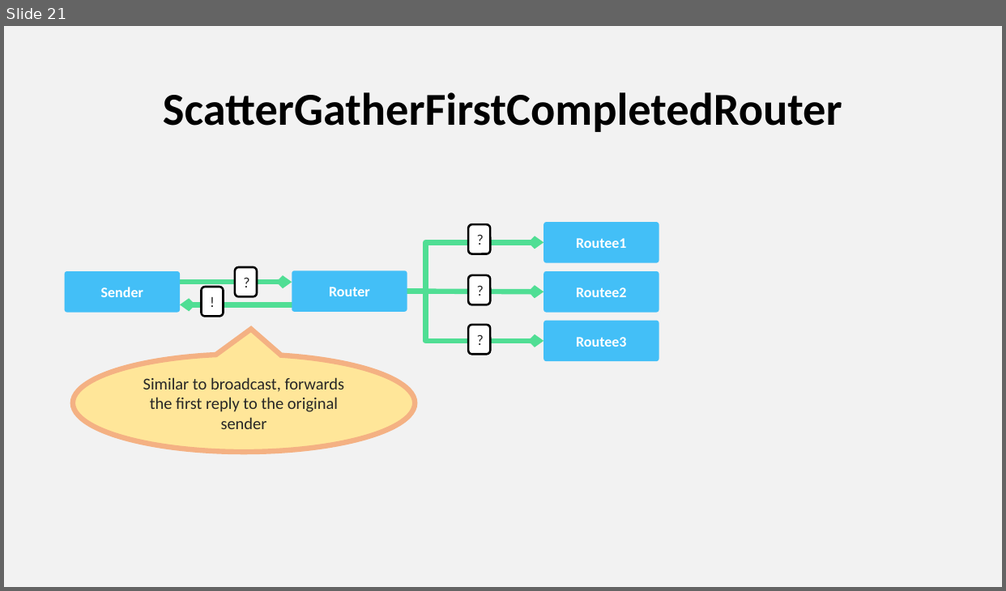
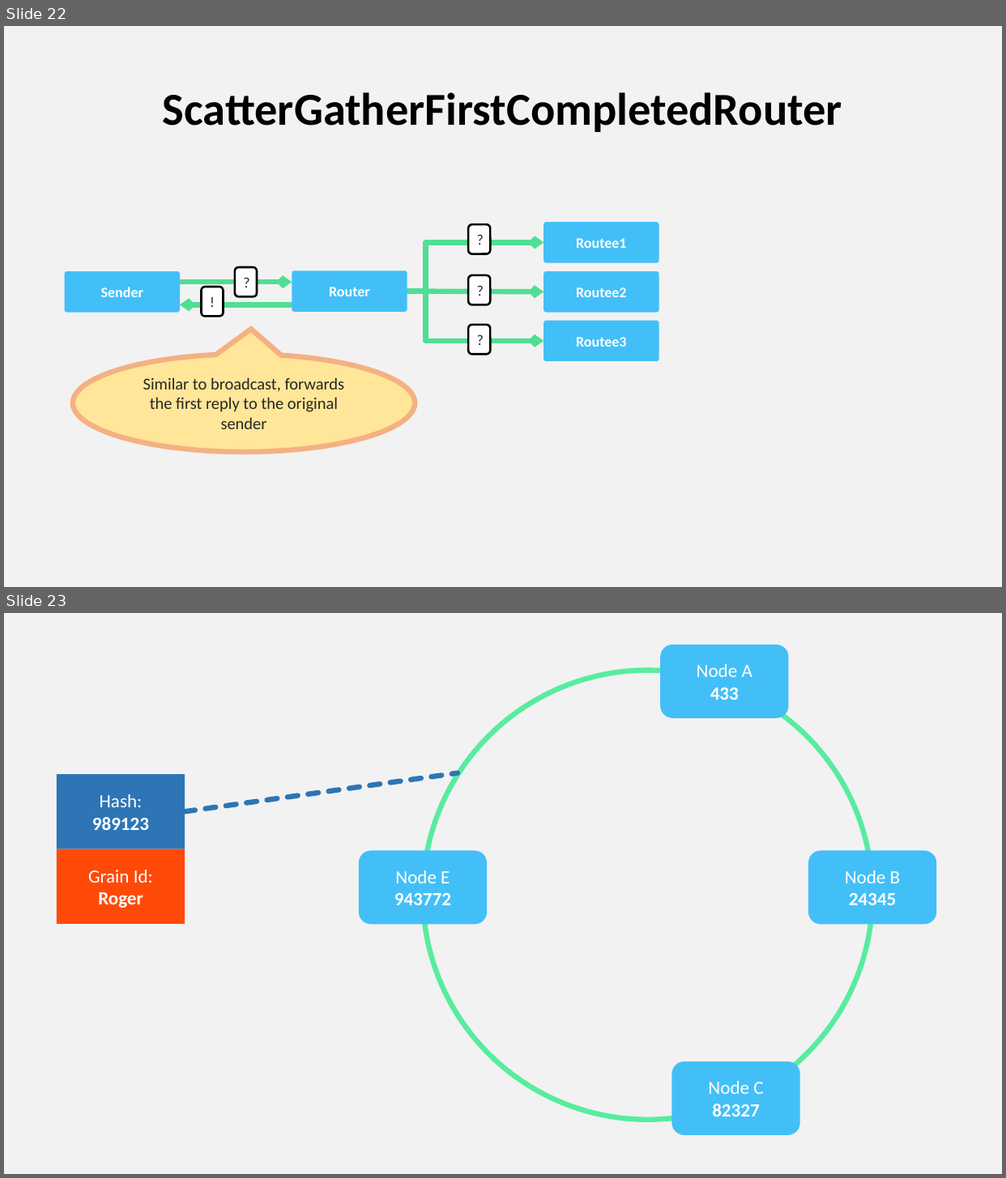
Before and after one commit to asynkron/website, a slide deck: media/logo.pptx. Shown one above the other, each under a label of ours: slide 21 before the commit, slides 22 and 23 after it. The pictures are 1006x591 and 1006x1178 pixels, drawn with LibreOffice and Linux fonts; fonts in the diff are those of the drawing. Boxes give left, top, right and bottom in pixels: in the first picture for what was removed or moved away, otherwise in the second. Text is boxed around its words. In the diff, an @@ line names an element or a change of style, - is before the commit and + after.

```diff
--- a/media/logo.pptx
+++ b/media/logo.pptx
@@ slide 23 added at bbox=[4, 613, 1002, 1174], background #F2F2F2 @@
@@ rounded rectangle added at bbox=[661, 645, 789, 717], fill #43BFF7, 18 pt, text #FFFFFF @@
+Node A
+433
@@ ellipse added at bbox=[424, 670, 873, 1120], outline #58EC9F 5 pt @@
@@ rectangle added at bbox=[57, 774, 185, 849], fill #2E75B6, 18 pt, text #FFFFFF, bold @@
+Hash:
+989123
@@ line added from (185, 811) to (458, 773), #2E75B6 5 pt dashed @@
@@ rectangle added at bbox=[57, 849, 185, 924], fill #FF4909, 18 pt, text #FFFFFF @@
+Grain Id:
+Roger
@@ rounded rectangle added at bbox=[359, 851, 487, 924], fill #43BFF7, 18 pt, text #FFFFFF, bold @@
+Node E
+943772
@@ rounded rectangle added at bbox=[809, 851, 937, 924], fill #43BFF7, 18 pt, text #FFFFFF @@
+Node B
+24345
@@ rounded rectangle added at bbox=[671, 1063, 799, 1135], fill #43BFF7, 18 pt, text #FFFFFF @@
+Node C
+82327
@@ what was slide 21 is now slide 22 @@
```
Also in this commit, not shown: 14 other slides added.
